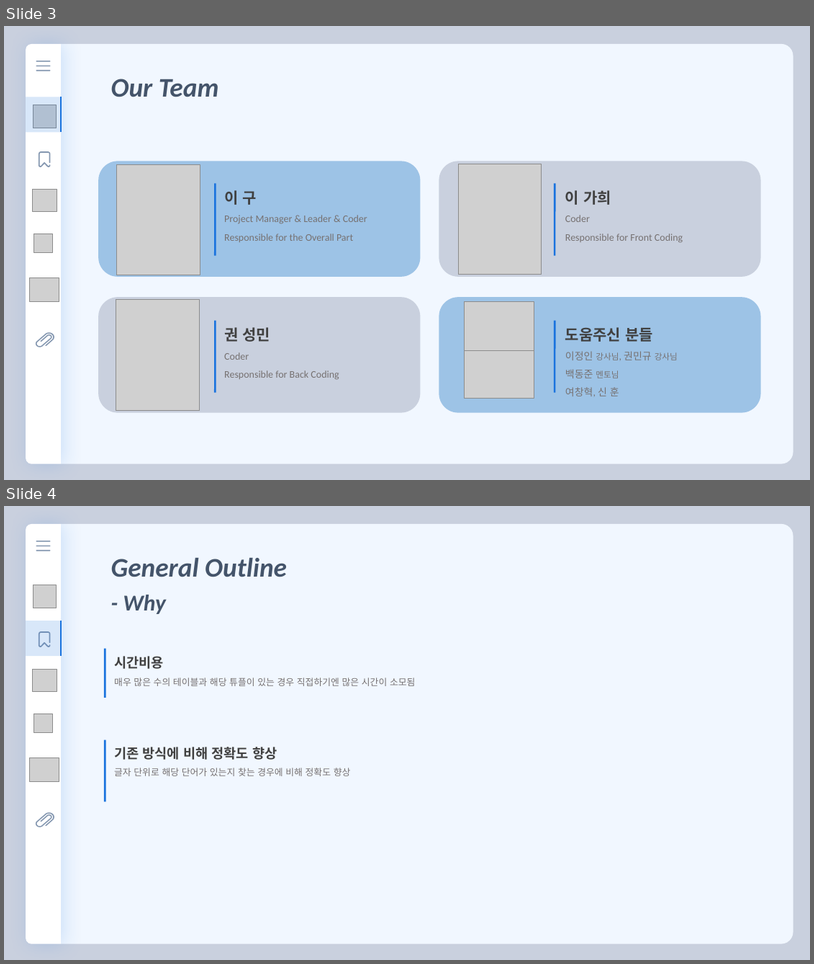
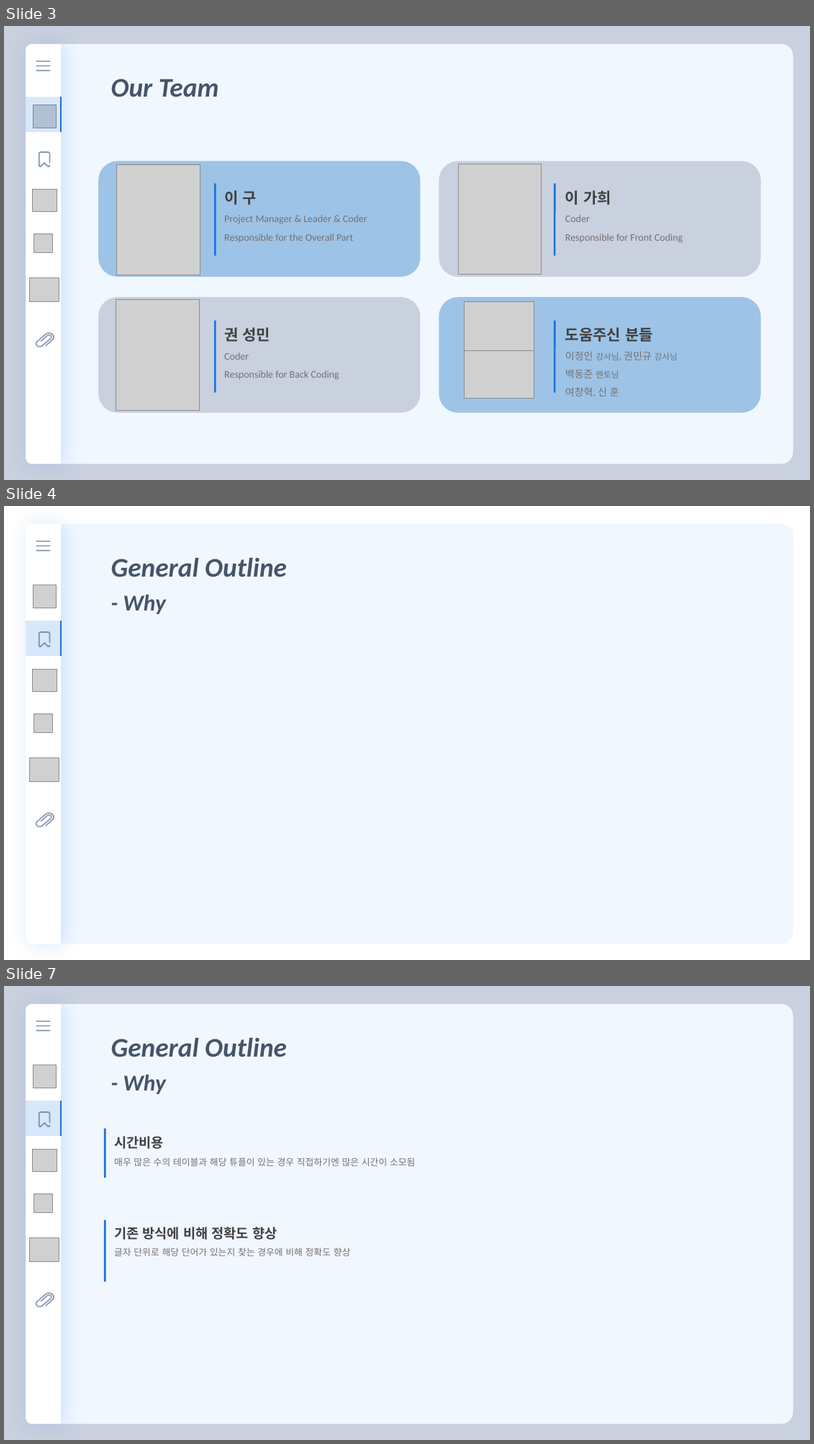
Before and after one commit to florentious/AutoGenerating_VariableName, a slide deck: Text/Presentation/presentation_ver0_91.pptm. Shown one above the other, each under a label of ours: slides 3 and 4 before the commit, slides 3, 4 and 7 after it; the slides between them are not shown. The pictures are 814x964 and 814x1444 pixels, drawn with LibreOffice and Linux fonts; fonts in the diff are those of the drawing; grey boxes stand for pictures. Boxes give left, top, right and bottom in pixels: in the first picture for what was removed or moved away, otherwise in the second. Text is boxed around its words. In the diff, an @@ line names an element or a change of style, - is before the commit and + after.

Commit message:
AGVN_ver0.931

```diff
--- a/Text/Presentation/presentation_ver0_91.pptm
+++ b/Text/Presentation/presentation_ver0_91.pptm
@@ slide 4 added at (x1=4, y1=506, x2=810, y2=960), background #FFFFFF @@
@@ round same rect added at (x1=61, y1=524, x2=794, y2=944), fill #F1F7FF @@
@@ text added at (x1=111, y1=558, x2=287, y2=577), 32 pt, text #44546A, bold, italic @@
+General Outline
@@ text added at (x1=123, y1=595, x2=165, y2=614), 27 pt, text #44546A, bold, italic @@
+- Why
@@ table added at (x1=26, y1=620, x2=61, y2=656), 1 rows, 1 columns @@
+
@@ group added at (x1=26, y1=523, x2=61, y2=943): 4 pictures, 3 rounded rectangles, 2 freeform shapes, 1 round same rect @@
@@ what was slide 4 is now slide 7 @@
```
Also in this commit, not shown: 2 other slides added.
